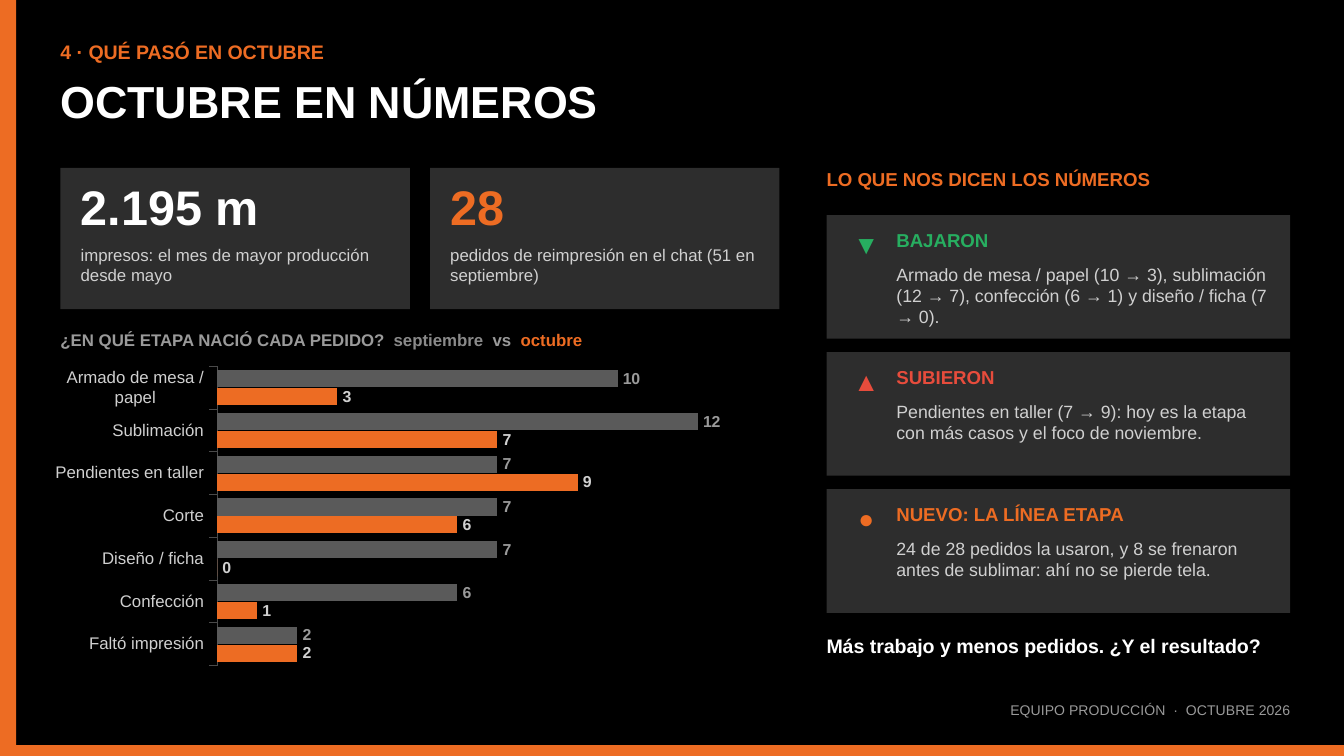
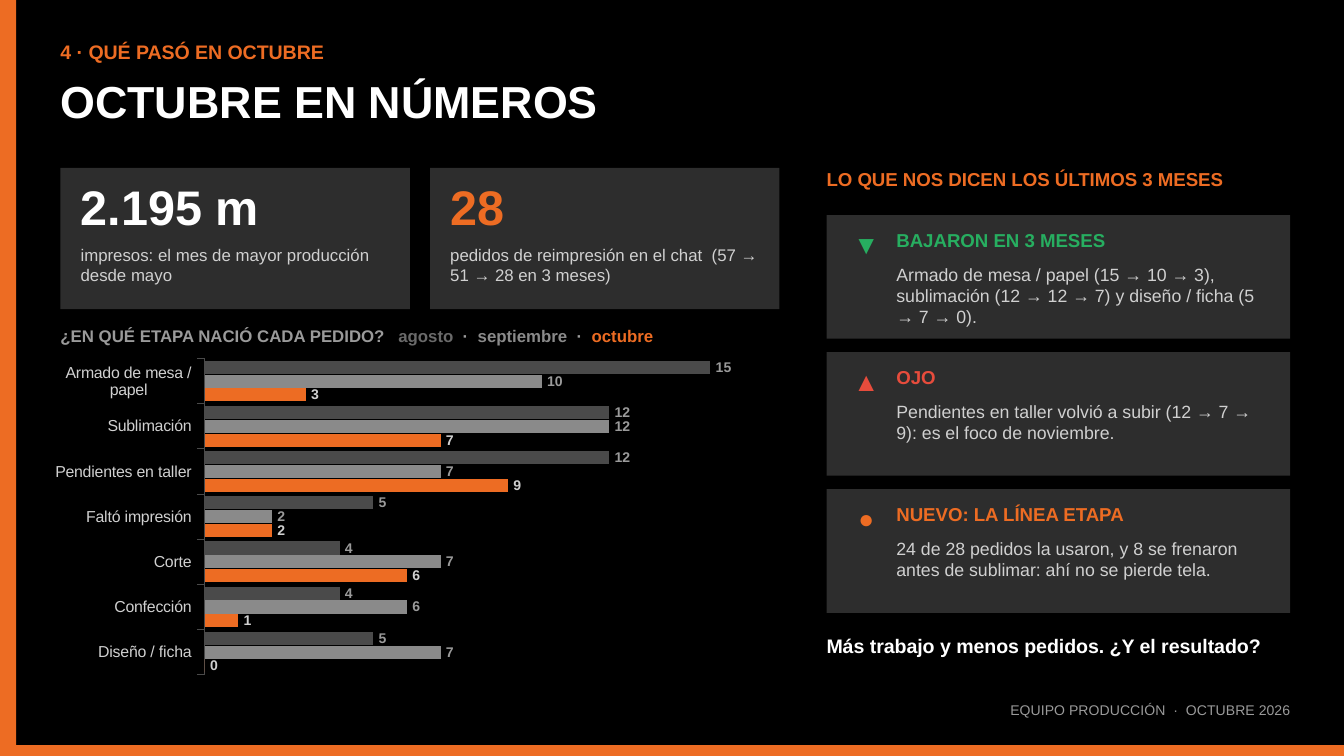
Before and after one commit to seanduarteu-cyber/PRODUCCION-PLAYMAKER, a slide deck: slide 5 of PMK_Equipo_Octubre2026.pptx. Drawn at 1344x756 pixels with LibreOffice and Linux fonts; fonts in the diff are those of the drawing. Boxes give left, top, right and bottom in pixels: in the first picture for what was removed or moved away, otherwise in the second. Text is boxed around its words. In the diff, an @@ line names an element or a change of style, - is before the commit and + after.

```diff
--- a/PMK_Equipo_Octubre2026.pptx
+++ b/PMK_Equipo_Octubre2026.pptx
@@ text at (x1=827, y1=173, x2=1223, y2=190): text changed @@
-LO QUE NOS DICEN LOS NÚMEROS
+LO QUE NOS DICEN LOS ÚLTIMOS 3 MESES
@@ text at (x1=896, y1=234, x2=1105, y2=247): text changed @@
-BAJARON
+BAJARON EN 3 MESES
@@ text at (x1=450, y1=248, x2=736, y2=285): text changed @@
-pedidos de reimpresión en el chat (51 en septiembre)
+pedidos de reimpresión en el chat (57 → 51 → 28 en 3 meses)
@@ text at (x1=896, y1=268, x2=1254, y2=327): text changed @@
-Armado de mesa / papel (10 → 3), sublimación (12 → 7), confección (6 → 1) y diseño / ficha (7 → 0).
+Armado de mesa / papel (15 → 10 → 3), sublimación (12 → 12 → 7) y diseño / ficha (5 → 7 → 0).
@@ text at (x1=60, y1=328, x2=654, y2=346): text changed @@
-¿EN QUÉ ETAPA NACIÓ CADA PEDIDO? septiembre vs octubre
+¿EN QUÉ ETAPA NACIÓ CADA PEDIDO? agosto · septiembre · octubre
@@ bar chart at (x1=40, y1=352, x2=793, y2=681) @@
-categories: Faltó impresión, Confección, Diseño / ficha, Corte, Pendientes en taller, Sublimación, Armado de mesa / papel
+categories: Diseño / ficha, Confección, Corte, Faltó impresión, Pendientes en taller, Sublimación, Armado de mesa / papel
-Series 1: 2, 1, 0, 6, 9, 7, 3
+Series 1: 0, 1, 6, 2, 9, 7, 3
@@ data labels of Series 1 changed @@
-Series 2: 2, 6, 7, 7, 7, 12, 10
+Series 2: 7, 6, 7, 2, 7, 12, 10
@@ colour of Series 2 #5A5A5A to #8A8A8A @@
@@ data labels of Series 2 changed @@
+Series 3: 5, 4, 4, 5, 12, 12, 15
@@ category axis changed @@
@@ value axis changed @@
@@ bar spacing changed @@
@@ bar chart resized from (x1=40, y1=360, x2=793, y2=672) to (x1=40, y1=352, x2=793, y2=681) @@
@@ text at (x1=896, y1=371, x2=935, y2=384): text changed @@
-SUBIERON
+OJO
@@ text at (x1=896, y1=405, x2=1229, y2=443): text changed @@
-Pendientes en taller (7 → 9): hoy es la etapa con más casos y el foco de noviembre.
+Pendientes en taller volvió a subir (12 → 7 → 9): es el foco de noviembre.
```
Also in this commit, not shown: 2 other slides changed, 1 slide added, 1 slide removed, 5 other files.
